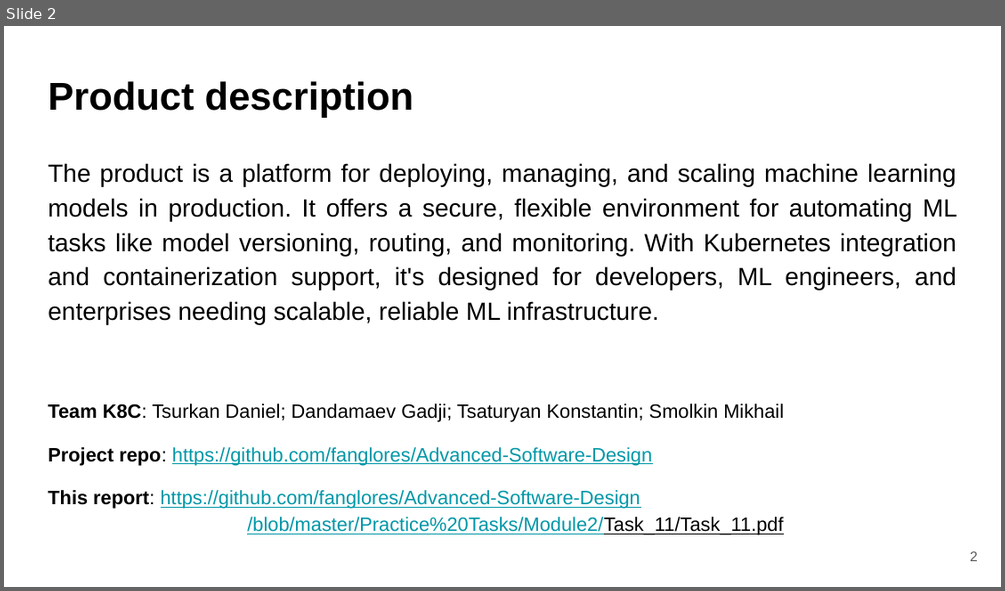
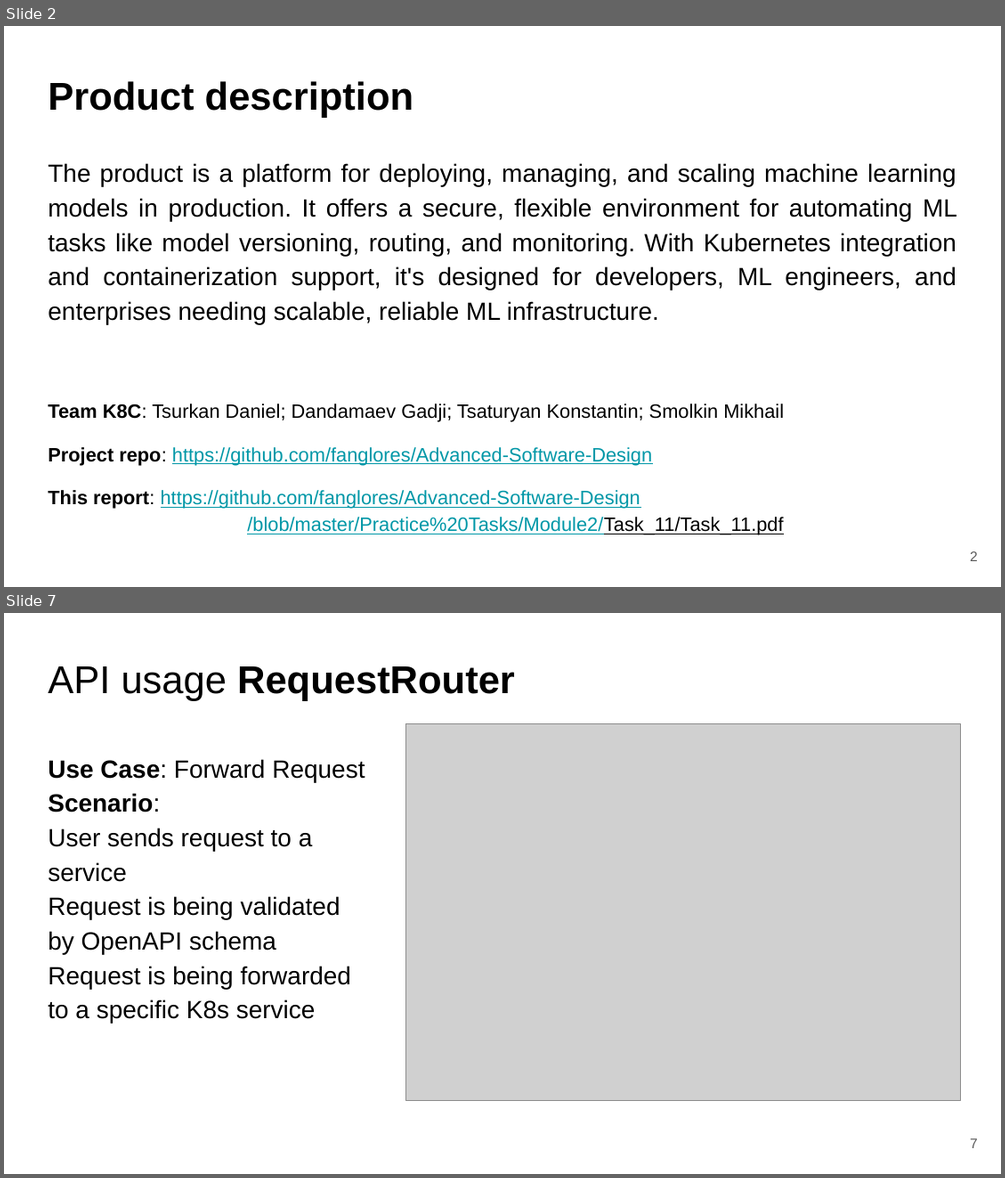
Before and after one commit to fanglores/Advanced-Software-Design, a slide deck: PracticeTasks/Module2/Task_11/Task_11.pptx. Shown one above the other, each under a label of ours: slide 2 before the commit, slides 2 and 7 after it; the slides between them are not shown. The pictures are 1005x591 and 1005x1178 pixels, drawn with LibreOffice and Linux fonts; fonts in the diff are those of the drawing; grey boxes stand for pictures. Boxes give left, top, right and bottom in pixels: in the first picture for what was removed or moved away, otherwise in the second. Text is boxed around its words. In the diff, an @@ line names an element or a change of style, - is before the commit and + after.

```diff
--- a/PracticeTasks/Module2/Task_11/Task_11.pptx
+++ b/PracticeTasks/Module2/Task_11/Task_11.pptx
@@ slide 7 added at (4,613,1001,1174), background #FFFFFF @@
@@ title added at (48,666,515,701), 28 pt, text #000000, bold @@
+API usage RequestRouter
@@ picture added at (405,723,961,1100) @@
@@ text added at (48,759,364,1022), 18 pt, text #000000 @@
+Use Case: Forward Request
+Scenario:
+User sends request to a service
+Request is being validated by OpenAPI schema
+Request is being forwarded to a specific K8s service
@@ page number added at (970,1138,978,1148), 10 pt, text #595959 @@
+7
```
Also in this commit, not shown: 3 slides changed, 5 other slides added, 2 slides removed, 10 other files.
